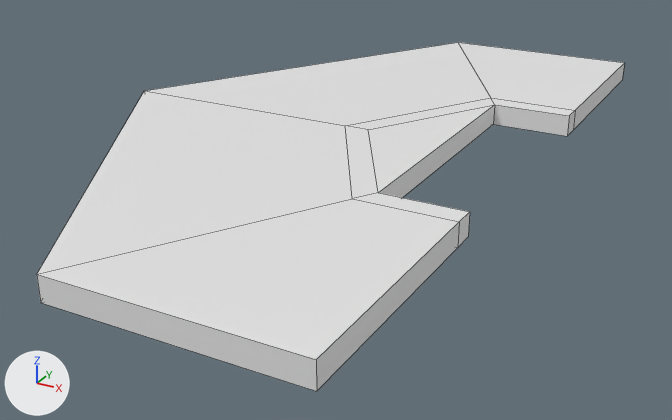
The FBX model Assets/Meshes/ME_hexfloor_4x4_002.fbx: old version first, new version second.
Rendered twice from a 50 mm lens placed at (-49.79, -7.07, 2.69), pointed at (-53.59, -0.17, -0.77). Every picture has the same lights, and +X, +Y and +Z are marked at lower left. Mesh edges are drawn as thin lines. Where no turn or scale is listed for an object, it has been applied to the vertices.

Before the edit, the objects in view are built like this:
```python
me_circle_009 = bpy.data.meshes.new('Circle.009')
me_circle_009.from_pydata(...)  # 30 vertices, 29 faces; spans x -4.0..0.0, y -3.46..3.46, z -0.1..0.1
me_circle_009.materials.append(mat_material_007)  # white #e7e7e7
# before: 0 (-0.73, -1.26, 0.1) at pixel (378, 192), 2 (-0.73, 1.26, 0.1) at pixel (494, 104), 3 (-0.73, -1.26, -0.1), 5 (-0.73, 1.26, -0.1) at pixel (493, 124), 6 (-2.0, -3.46, 0.1) at pixel (36, 274)
# before: 8 (-2.0, 3.46, 0.1) at pixel (457, 42), 9 (-2.0, -3.46, -0.1) at pixel (40, 302), 11 (-2.0, 3.46, -0.1), 12 (-0.85, -1.46, 0.1) at pixel (352, 198), 14 (-0.85, 1.46, 0.1) at pixel (490, 97)
# before: 15 (-0.85, -1.46, -0.1), 17 (-0.85, 1.46, -0.1), 18 (0.0, -3.46, 0.1) at pixel (316, 359), 19 (0.0, -3.46, -0.1) at pixel (316, 391), 20 (0.0, -1.46, 0.1) at pixel (459, 221)
# before: 21 (0.0, -1.46, -0.1) at pixel (457, 247), 22 (0.0, -1.26, 0.1) at pixel (469, 211), 23 (0.0, -1.26, -0.1) at pixel (468, 236), 24 (0.0, 3.46, 0.1) at pixel (624, 62), 25 (0.0, 3.46, -0.1) at pixel (622, 80)
# before: 26 (0.0, 1.46, 0.1) at pixel (575, 110), 27 (0.0, 1.46, -0.1) at pixel (573, 130), 28 (0.0, 1.26, 0.1) at pixel (569, 115), 29 (0.0, 1.26, -0.1) at pixel (567, 136)
ob_me_hexfloor_4x4_002 = bpy.data.objects.new('ME_hexfloor_4x4.002', me_circle_009)
ob_me_hexfloor_4x4_002.location = (-51.896, 0.0, -0.1)
```
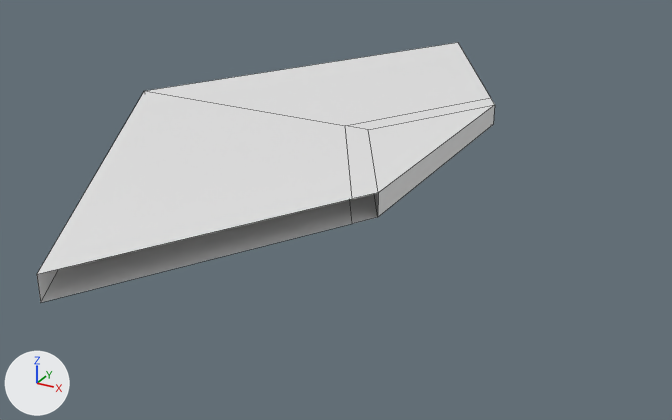
Edits to the scene script, one JSON object a line:
```json
{"block": "me_circle_009", "where": "me_circle_009.from_pydata(...)  # 30 vertices, 29 faces; spans x -4.0..0.0, y -3.46..3.46, z -0.1..0.1"}
{"block": "me_circle_009", "where": "# used by ob_me_hexfloor_4x4_002; location = (-51.896, 0.0, -0.1)"}
{"block": "me_circle_009", "where": "# verts and faces of me_circle_009; kept vertices keep their numbers, new ones are numbered from 30"}
{"block": "me_circle_009", "change": "me_circle_009 part 1"}
{"op": "add", "block": "me_circle_009", "code": "delete_vertices([*range(18, 30)])  # with the faces that use them"}
```

Location of each change, (x1, y1, x2, y2) in pixels of the pictures (672 x 420 px):
```json
{"object": "ME_hexfloor_4x4.002", "change": "reshaped", "before": [37, 42, 624, 391], "after": [37, 42, 495, 302], "on screen": "22% narrower, 25% shorter"}
{"part": 1, "of": "me_circle_009", "change": "deleted", "before": [37, 42, 624, 391]}
```
